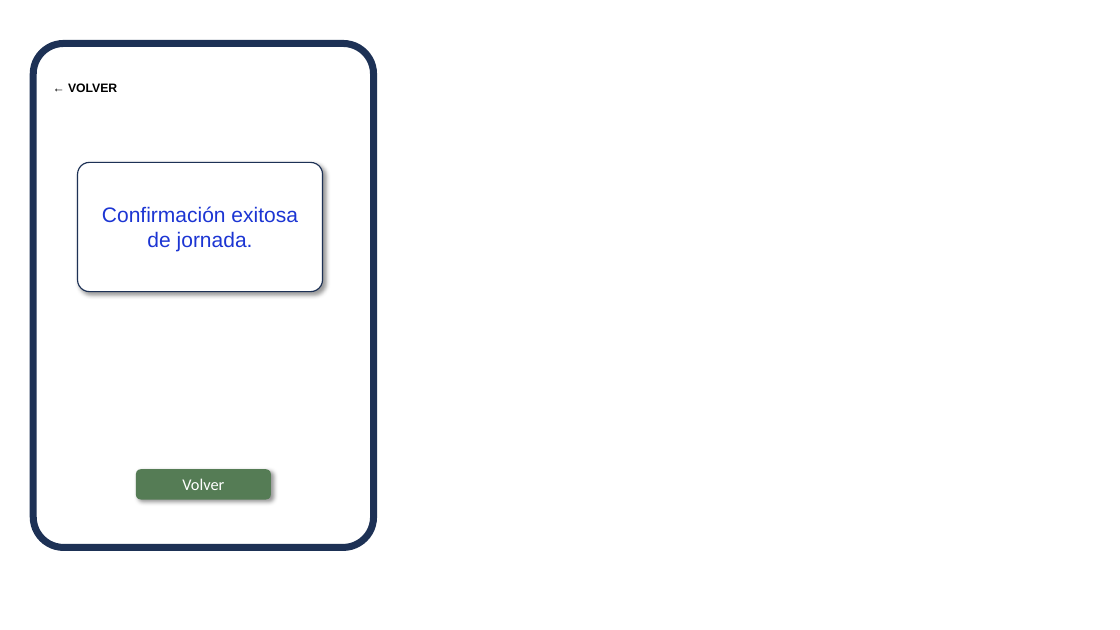
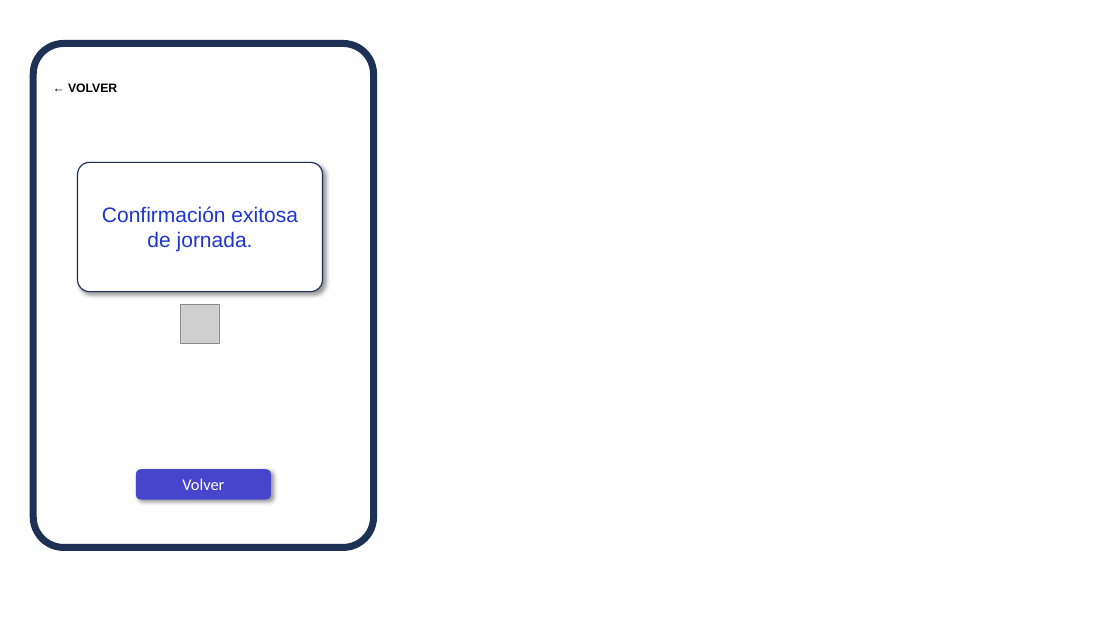
Before and after one commit to sofifernandez/Obligatorio_IS, a slide deck: slide 5 of prototipos.pptx (slide 6 before the commit). Drawn at 1120x630 pixels with LibreOffice and Linux fonts; fonts in the diff are those of the drawing; grey boxes stand for pictures. Boxes give left, top, right and bottom in pixels: in the first picture for what was removed or moved away, otherwise in the second. Text is boxed around its words. In the diff, an @@ line names an element or a change of style, - is before the commit and + after.

```diff
--- a/prototipos.pptx
+++ b/prototipos.pptx
@@ picture added at [181,305,219,344] @@
@@ rounded rectangle "Volver" at [136,470,271,500]: fill #557C55 to #4845CD @@
```
Also in this commit, not shown: 5 other slides changed, 1 slide removed, 1 other file.
